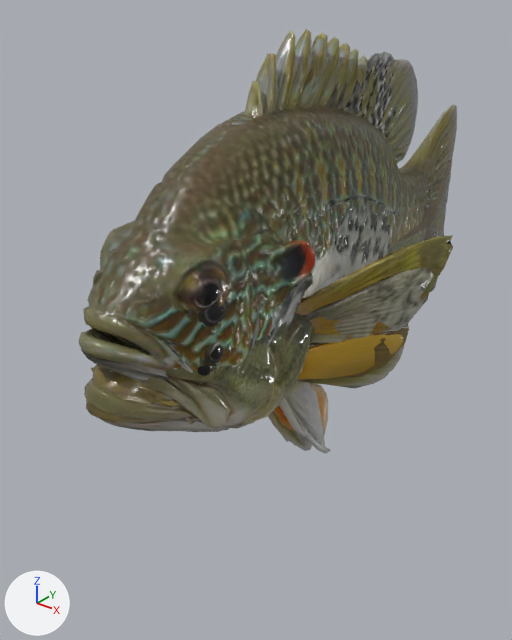
A saved change to the glTF model client/public/models/fish.glb.
Rendered twice from a camera (50 mm lens) standing at (0.626, -0.959, 0.723) and looking at (-0.048, -0.117, 0.2). The axes (+X, +Y, +Z) are drawn at lower left. The lights are the same throughout. The first picture is the older version. Where no turn or scale is listed for an object, it has been applied to the vertices.

Names of what the first picture shows: 'fish-crappie', 'fish-largemouth-bass', 'fish-smallmouth-bass', 'fish-sunfish', 'fish-yellow-perch'.
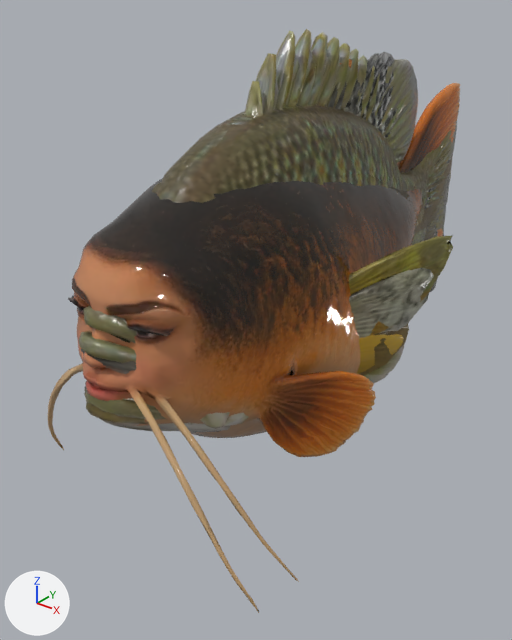
Edits to the bpy script that builds the scene:
```text
Add img_fish_jenna_catfish_color_90a4335e_f739_4232_86bf_bd04b0a77a9e:
    img_fish_jenna_catfish_color_90a4335e_f739_4232_86bf_bd04b0a77a9e = load_image('fish-jenna-catfish_Color_90a4335e-f739-4232-86bf-bd04b0a77a9e', '_unpacked/fish-jenna-catfish_Color_90a4335e-f739-4232-86bf-bd04b0a77a9e', 1024, 1024, 'sRGB')
Add img_fish_jenna_catfish_orm_90a4335e_f739_4232_86bf_bd04b0a77a9e:
    img_fish_jenna_catfish_orm_90a4335e_f739_4232_86bf_bd04b0a77a9e = load_image('fish-jenna-catfish_ORM_90a4335e-f739-4232-86bf-bd04b0a77a9e', '_unpacked/fish-jenna-catfish_ORM_90a4335e-f739-4232-86bf-bd04b0a77a9e', 1024, 1024, 'Non-Color')
Add img_fish_jenna_catfish_normalgl_90a4335e_f739_4232_86bf_bd04b0a77a9e:
    img_fish_jenna_catfish_normalgl_90a4335e_f739_4232_86bf_bd04b0a77a9e = load_image('fish-jenna-catfish_NormalGL_90a4335e-f739-4232-86bf-bd04b0a77a9e', '_unpacked/fish-jenna-catfish_NormalGL_90a4335e-f739-4232-86bf-bd04b0a77a9e', 1024, 1024, 'Non-Color')
Add mat_fish_jenna_catfish:
    mat_fish_jenna_catfish = bpy.data.materials.new('fish-jenna-catfish')
    # uses the picture img_fish_jenna_catfish_color_90a4335e_f739_4232_86bf_bd04b0a77a9e
    # uses the picture img_fish_jenna_catfish_normalgl_90a4335e_f739_4232_86bf_bd04b0a77a9e
    # uses the picture img_fish_jenna_catfish_orm_90a4335e_f739_4232_86bf_bd04b0a77a9e
Add me_fish_jenna_catfish:
    me_fish_jenna_catfish.from_pydata(...)  # 3001 vertices, 5998 faces; spans x -0.242..0.242, y -0.5..0.5, z -0.304..0.304
    me_fish_jenna_catfish.materials.append(mat_fish_jenna_catfish)
Add ob_fish_jenna_catfish:
    ob_fish_jenna_catfish = bpy.data.objects.new('fish-jenna-catfish', me_fish_jenna_catfish)
    ob_fish_jenna_catfish.location = (0.0, 0.0, 0.304)
```

What differs and where, as boxes (x1, y1, x2, y2) in the pictures (512 x 640 px):
'fish-jenna-catfish', added (brown)
    after: (48, 59, 460, 613)
'fish-largemouth-bass', unchanged, covered by the edit
    before: (84, 174, 451, 451)
    after: (84, 174, 451, 432)
'fish-yellow-perch', unchanged, covered by the edit
    before: (90, 171, 451, 435)
    after: (93, 171, 451, 426)
